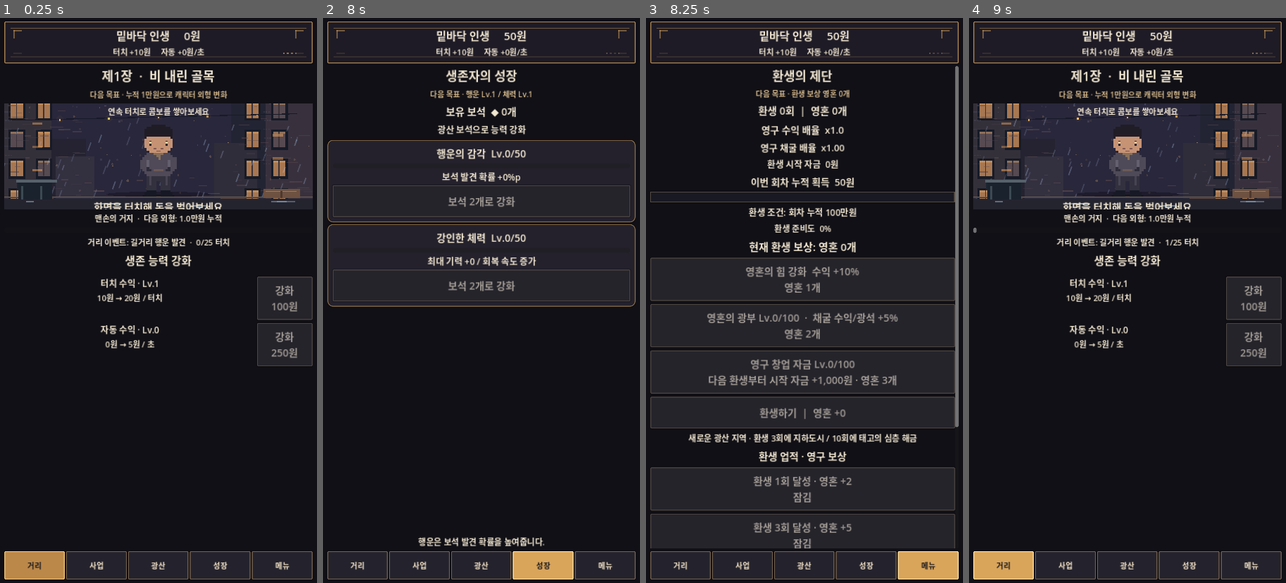
Above: before the commit, frames 1-4 (left to right).
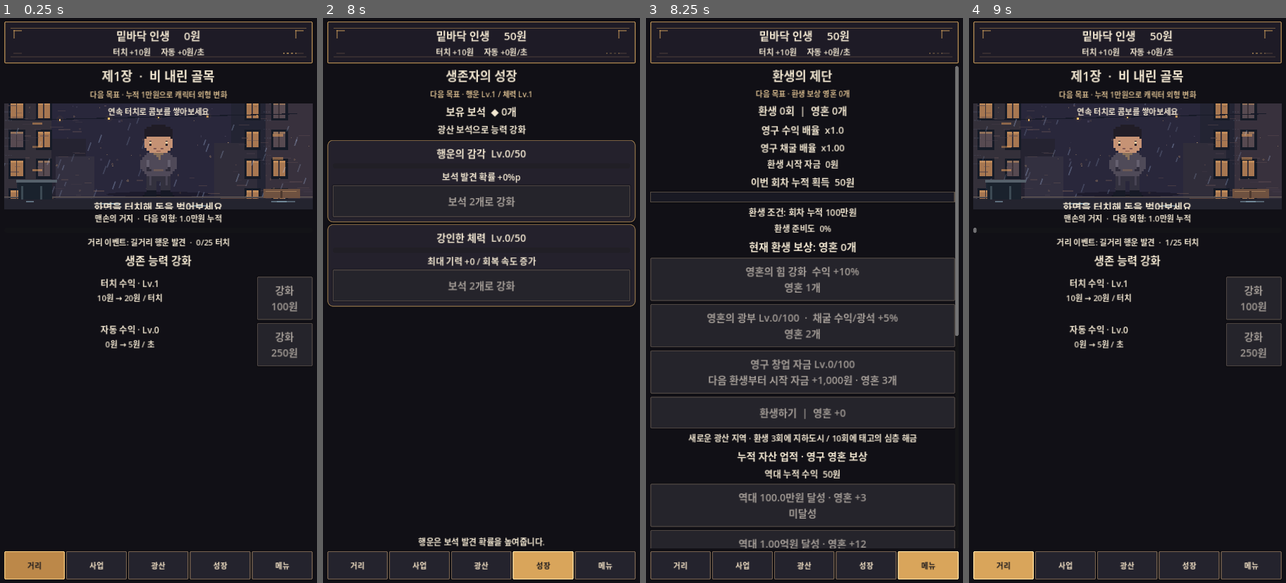
Above: after the commit, the same moments.

Repository: sungpil987/BottomLife-Reborn
Game: Godot game, scene res://scenes/Main.tscn
Two runs of this game, one before a commit and one after it. Both use one fixed random seed, a clock stepped at 60 frames per second and the inputs below.
Inputs (mouse positions are in pixels of both pictures, inside the frame that each line leads up to):
- Up to frame 1 (0.25 s): no input
- Up to frame 2 (8 s): click (481, 153) at 0.5 s; click "거리" at 1.25 s; click "사업" at 2 s; click "x1" at 2.75 s; click "x10" at 3.5 s; click "최대" at 4.25 s; click "광산" at 5 s; click "곡괭이질 +20원 / 광석 1개" at 5.75 s; click "곡괭이질 +20원 / 광석 1개" at 6.5 s; click "성장" at 7.25 s
- Up to frame 3 (8.25 s): click "메뉴" at 8 s
- Up to frame 4 (9 s): click "거리" at 8.75 s

Frames 1-2 are identical in both runs. In frame 3, 3.3% of the frame differs, in the area x 1-99%, y 56-94%; in frame 4, nothing differs.

Commit message:
v7.3 add lifetime wealth achievements with persistent soul rewards across rebirths

Diff:
--- a/scripts/main.gd
+++ b/scripts/main.gd
@@ -8,6 +8,10 @@
 var soul_points: int = 0
 var soul_power: int = 0
 var legacy_capital: int = 0
+var lifetime_earned: float = 0.0
+var claimed_wealth: Array[int] = []
+const WEALTH_MILESTONES := [1000000.0, 100000000.0, 10000000000.0, 1000000000000.0]
+const WEALTH_REWARDS := [3, 12, 35, 100]
 var offline_report: String = ""
 var tap_level: int = 1
 var auto_level: int = 0
@@ -103,6 +107,7 @@
 	var gain := total_auto_income() * delta * prestige_multiplier()
 	money += gain
 	run_earned += gain
+	lifetime_earned += gain
 	save_clock += delta
 	ui_clock += delta
 	idle_time += delta
@@ -168,6 +173,13 @@
 		soul_points = maxi(0, int(data.get("soul_points", 0)))
 		soul_power = clampi(int(data.get("soul_power", 0)), 0, 1000)
 		legacy_capital = clampi(int(data.get("legacy_capital", 0)), 0, 100)
+		lifetime_earned = maxf(0.0, float(data.get("lifetime_earned", run_earned)))
+		var saved_wealth = data.get("claimed_wealth", [])
+		if saved_wealth is Array:
+			for milestone in saved_wealth:
+				var wealth_index: int = int(milestone)
+				if wealth_index >= 0 and wealth_index < WEALTH_MILESTONES.size() and not claimed_wealth.has(wealth_index):
+					claimed_wealth.append(wealth_index)
 		soul_mining = clampi(int(data.get("soul_mining", 0)), 0, 100)
 		var saved_legacy = data.get("claimed_legacy", [])
 		if saved_legacy is Array:
@@ -219,7 +231,7 @@
 			DirAccess.copy_absolute(ProjectSettings.globalize_path(SAVE_PATH), ProjectSettings.globalize_path(SAVE_BACKUP_PATH))
 	var file := FileAccess.open(SAVE_PATH, FileAccess.WRITE)
 	if file != null:
-		file.store_string(JSON.stringify({"money": money, "tap_lev …(505 unchanged characters)… wer, "legacy_capital": legacy_capital, "soul_mining": soul_mining, "claimed_lega …(68 unchanged characters)…
+		file.store_string(JSON.stringify({"money": money, "tap_lev …(505 unchanged characters)… wer, "legacy_capital": legacy_capital, "lifetime_earned": lifetime_earned, "claimed_wealth": claimed_wealth, "soul_mining": soul_mining, "claimed_lega …(68 unchanged characters)…
 
 func make_label(value: String, size: int = 27) -> Label:
 	var label := Label.new()
@@ -402,6 +414,16 @@
 func soul_upgrade_cost() -> int:
 	return 1 + int(soul_power / 5)
 
+func claim_wealth(index: int) -> void:
+	if index < 0 or index >= WEALTH_MILESTONES.size():
+		return
+	if claimed_wealth.has(index) or lifetime_earned < WEALTH_MILESTONES[index]:
+		return
+	claimed_wealth.append(index)
+	soul_points += WEALTH_REWARDS[index]
+	save_game()
+	refresh()
+
 func claim_legacy(milestone: int) -> void:
 	var index := LEGACY_MILESTONES.find(milestone)
 	if index < 0 or rebirth_count < milestone or claimed_legacy.has(milestone):
@@ -528,6 +550,15 @@
 	button.pressed.connect(request_rebirth)
 	content.add_child(button)
 	content.add_child(make_label("새로운 광산 지역 · 환생 3회에 지하도시 / 10회에 태고의 심층 해금", 19))
+	content.add_child(make_label("누적 자산 업적 · 영구 영혼 보상", 23))
+	content.add_child(make_label("역대 누적 수익  %s원" % number(lifetime_earned), 20))
+	for i in range(WEALTH_MILESTONES.size()):
+		var unlocked: bool = lifetime_earned >= WEALTH_MILESTONES[i]
+		var claimed: bool = claimed_wealth.has(i)
+		var wealth_button := make_button("역대 %s원 달성 · 영혼 +%d\n%s" % [number(WEALTH_MILESTONES[i]), WEALTH_REWARDS[i], "수령 완료" if claimed else ("보상 받기" if unlocked else "미달성")])
+		wealth_button.disabled = claimed or not unlocked
+		wealth_button.pressed.connect(claim_wealth.bind(i))
+		content.add_child(wealth_button)
 	content.add_child(make_label("환생 업적 · 영구 보상", 23))
 	for i in range(LEGACY_MILESTONES.size()):
 		var milestone: int = LEGACY_MILESTONES[i]
@@ -795,6 +826,7 @@
 	reward *= prestige_multiplier() * mine_zone_bonus() * soul_mining_multiplier()
 	money += reward
 	run_earned += reward
+	lifetime_earned += reward
 	ore += maxi(1, int(ceil(float(pickaxe_level + drill_level) * soul_mining_multiplier())))
 	var rare_chance := minf(0.25, 0.01 + float(mine_depth) * 0.002)
 	var found_rare := randf() < rare_chance
@@ -1348,6 +1380,7 @@
 	var earned: float = float(tap_level) * 10.0 * prestige_multiplier() * combo_multiplier
 	money += earned
 	run_earned += earned
+	lifetime_earned += earned
 	feedback.text = "+%s원!" % number(earned)
 	if street_taps % 25 == 0:
 		feedback.text = trigger_street_event()
